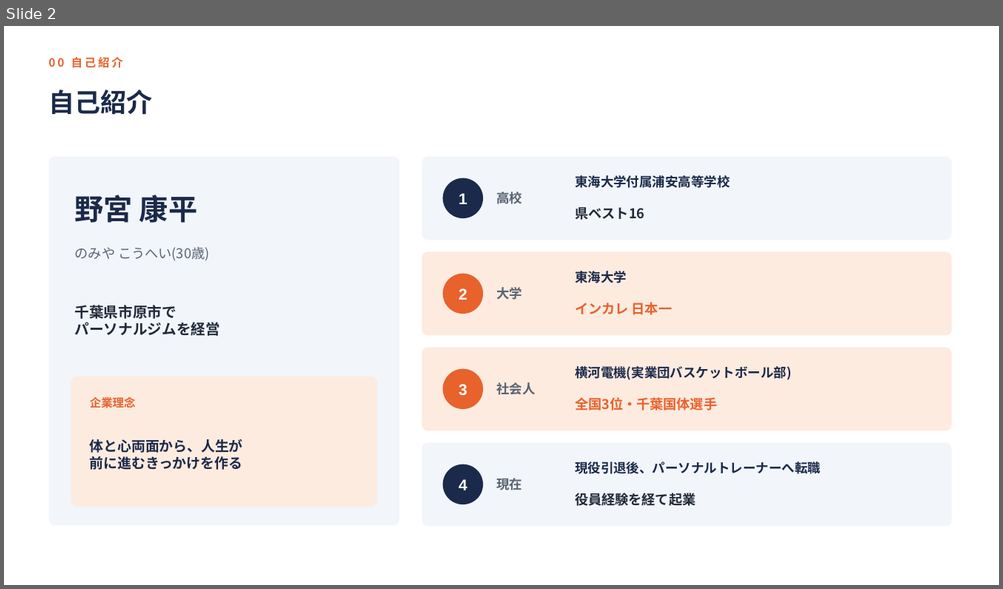
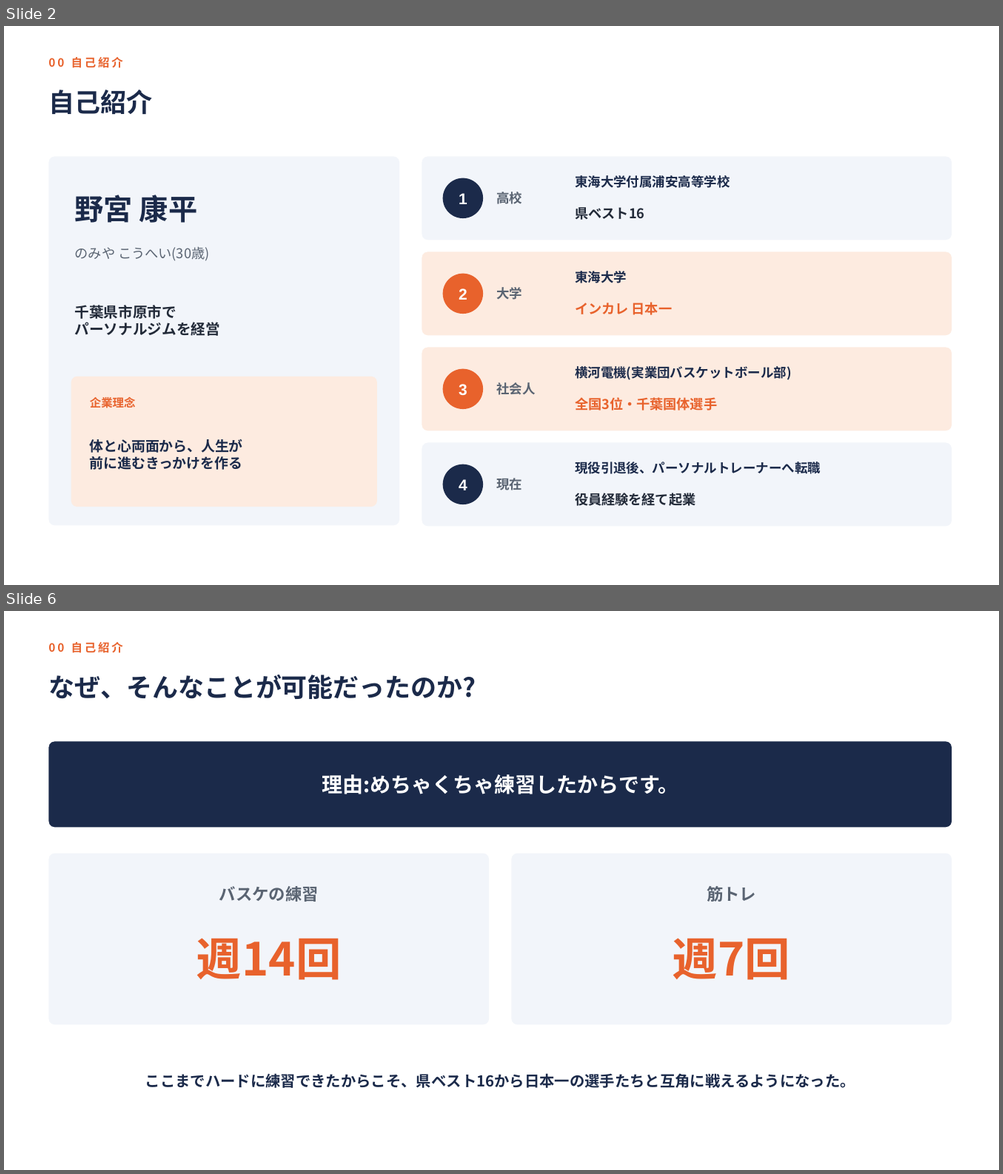
Before and after one commit to k-nomiya/Claude-Code-Test, a slide deck: nutrition-workshop/slides.pptx. Shown one above the other, each under a label of ours: slide 2 before the commit, slides 2 and 6 after it; the slides between them are not shown. The pictures are 1003x589 and 1003x1174 pixels, drawn with LibreOffice and Linux fonts; fonts in the diff are those of the drawing. Boxes give left, top, right and bottom in pixels: in the first picture for what was removed or moved away, otherwise in the second. Text is boxed around its words. In the diff, an @@ line names an element or a change of style, - is before the commit and + after.

```diff
--- a/nutrition-workshop/slides.pptx
+++ b/nutrition-workshop/slides.pptx
@@ slide 6 added at (4,611,999,1170), background #FFFFFF @@
@@ text added at (48,642,123,653), 11 pt, text #E8622C, bold @@
+00 自己紹介
@@ text added at (48,675,475,699), 25 pt, text #1B2A4A, bold @@
+なぜ、そんなことが可能だったのか?
@@ rounded rectangle added at (48,741,951,827), fill #1B2A4A @@
@@ text added at (321,775,678,795), 20 pt, text #FFFFFF, bold @@
+理由:めちゃくちゃ練習したからです。
@@ rounded rectangle added at (48,854,489,1025), fill #F2F5FA @@
@@ rounded rectangle added at (512,854,951,1025), fill #F2F5FA @@
@@ text added at (219,886,318,902), 16 pt, text #5A6472, bold @@
+バスケの練習
@@ text added at (706,886,756,902), 16 pt, text #5A6472, bold @@
+筋トレ
@@ text added at (196,938,341,980), 44 pt, text #E8622C, bold @@
+週14回
@@ text added at (672,938,791,980), 44 pt, text #E8622C, bold @@
+週7回
@@ text added at (145,1073,855,1088), 14.5 pt, text #1B2A4A, bold @@
+ここまでハードに練習できたからこそ、県ベスト16から日本一の選手たちと互角に戦えるようになった。
```
Also in this commit, not shown: 4 slides changed, 7 other slides added, 3 slides removed, 1 other file.
